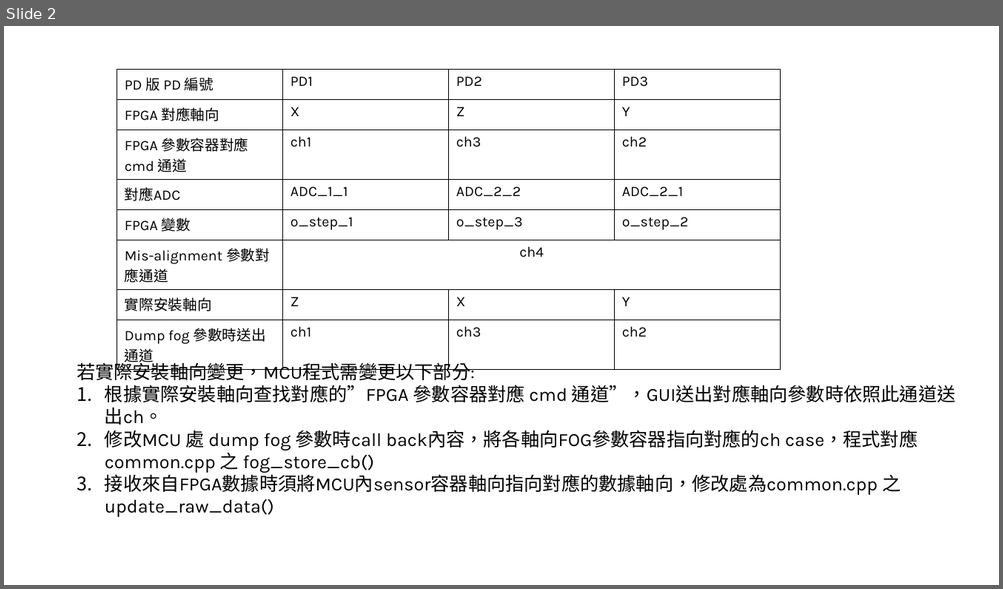
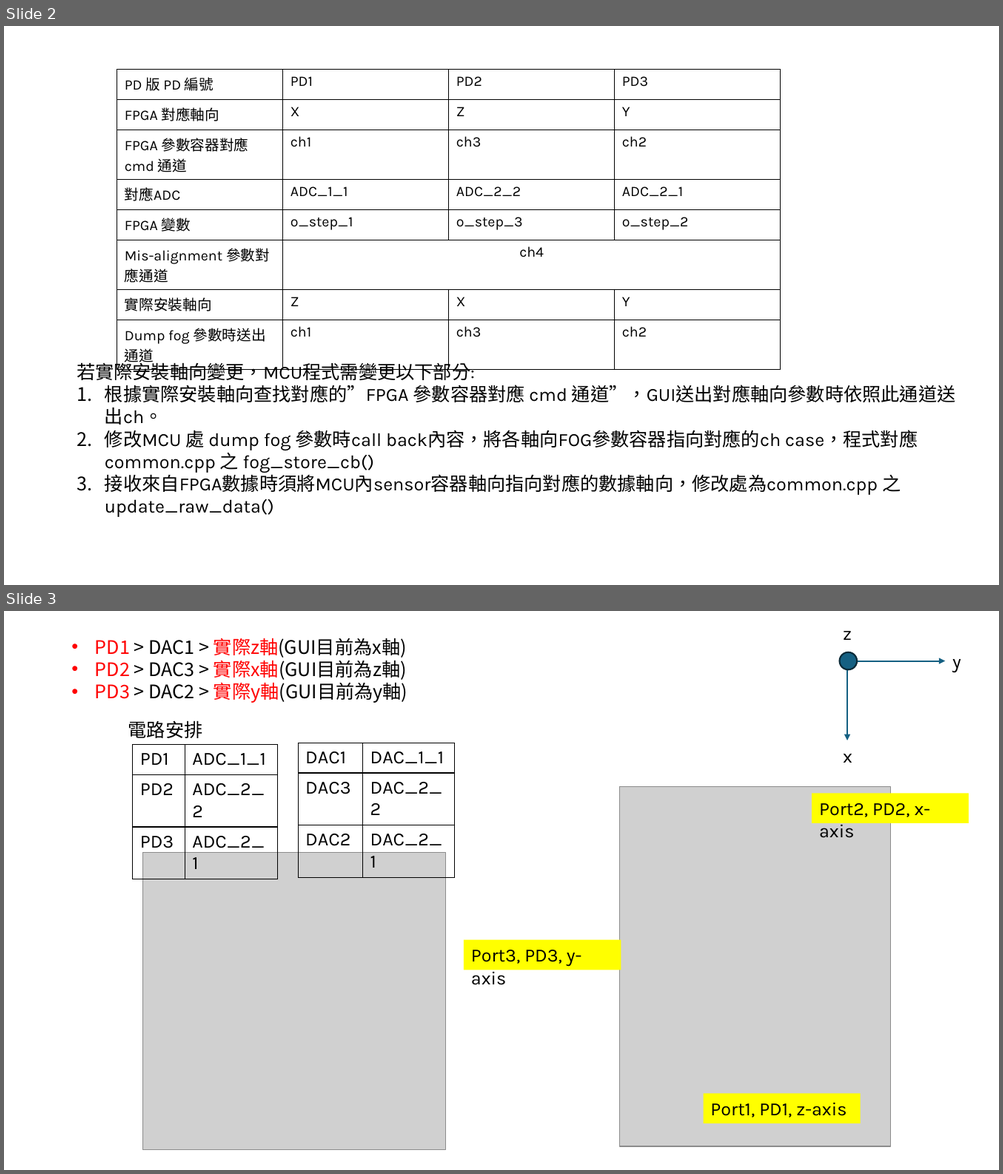
Before and after one commit to adamShiau/adamShiau_FPGA, a slide deck: intel_IP/IRIS/doc/軸向說明.pptx. Shown one above the other, each under a label of ours: slide 2 before the commit, slides 2 and 3 after it. The pictures are 1003x589 and 1003x1174 pixels, drawn with LibreOffice and Linux fonts; fonts in the diff are those of the drawing; grey boxes stand for pictures. Boxes give left, top, right and bottom in pixels: in the first picture for what was removed or moved away, otherwise in the second. Text is boxed around its words. In the diff, an @@ line names an element or a change of style, - is before the commit and + after.

```diff
--- a/intel_IP/IRIS/doc/軸向說明.pptx
+++ b/intel_IP/IRIS/doc/軸向說明.pptx
@@ slide 3 added at bbox=[4, 611, 999, 1170], background #FFFFFF @@
@@ text added at bbox=[842, 631, 851, 640], 18 pt, text #000000 @@
+z
@@ text added at bbox=[95, 638, 408, 703], 18 pt, text #000000 @@
+  • PD1 > DAC1 > 實際z軸(GUI目前為x軸)
+  • PD2 > DAC3 > 實際x軸(GUI目前為z軸)
+  • PD3 > DAC2 > 實際y軸(GUI目前為y軸)
@@ ellipse added at bbox=[839, 652, 856, 669], fill #156082, outline #092A39 1.5 pt @@
@@ arrow added from (847, 661) to (945, 661), #156082 1.5 pt @@
@@ arrow added from (847, 661) to (847, 741), #156082 1.5 pt @@
@@ text added at bbox=[952, 659, 961, 672], 18 pt, text #000000 @@
+y
@@ text added at bbox=[128, 721, 203, 738], 18 pt, text #000000 @@
+電路安排
@@ table added at bbox=[298, 743, 455, 871], 3 rows, 2 columns @@
+DAC1 | DAC_1_1
+DAC3 | DAC_2_2
+DAC2 | DAC_2_1
@@ table added at bbox=[132, 744, 277, 872], 3 rows, 2 columns @@
+PD1 | ADC_1_1
+PD2 | ADC_2_2
+PD3 | ADC_2_1
@@ text added at bbox=[842, 754, 852, 763], 18 pt, text #000000 @@
+x
@@ picture added at bbox=[620, 786, 890, 1147] @@
@@ rectangle added at bbox=[812, 793, 969, 823], fill #FFFF00, 18 pt, text #000000 @@
+Port2, PD2, x-axis
@@ picture added at bbox=[143, 852, 446, 1150] @@
@@ rectangle added at bbox=[464, 940, 621, 970], fill #FFFF00, 18 pt, text #000000 @@
+Port3, PD3, y-axis
@@ rectangle added at bbox=[703, 1093, 859, 1124], fill #FFFF00, 18 pt, text #000000 @@
+Port1, PD1, z-axis
```
Also in this commit, not shown: 3 other slides added, 1 slide removed, 2 other files.
